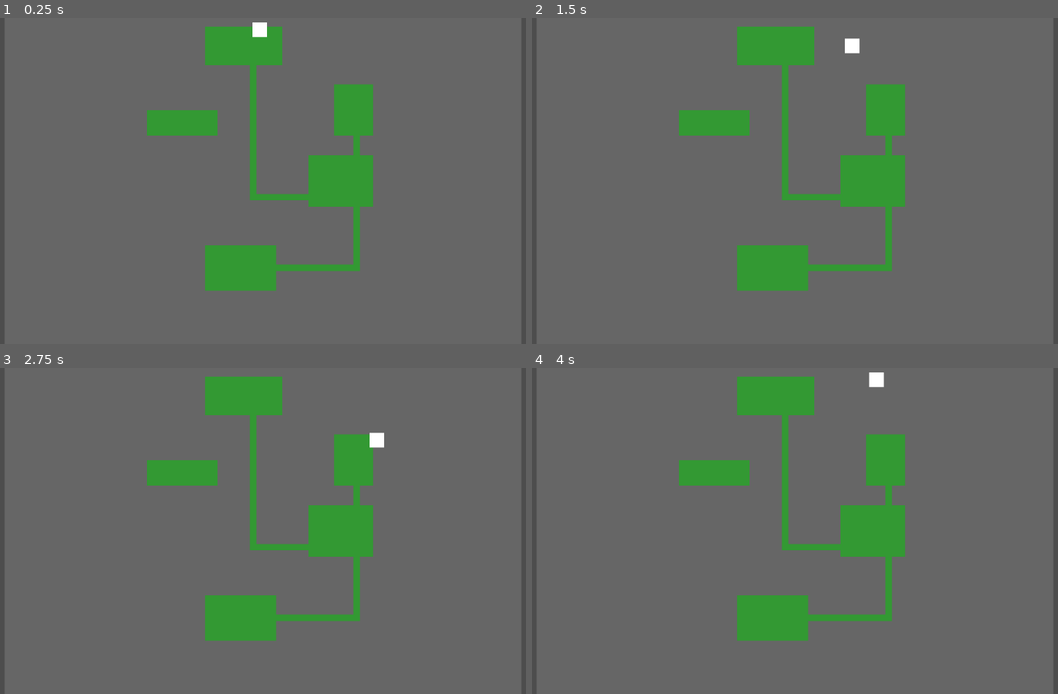
Above: before the commit, frames 1-4 (two rows, left to right).
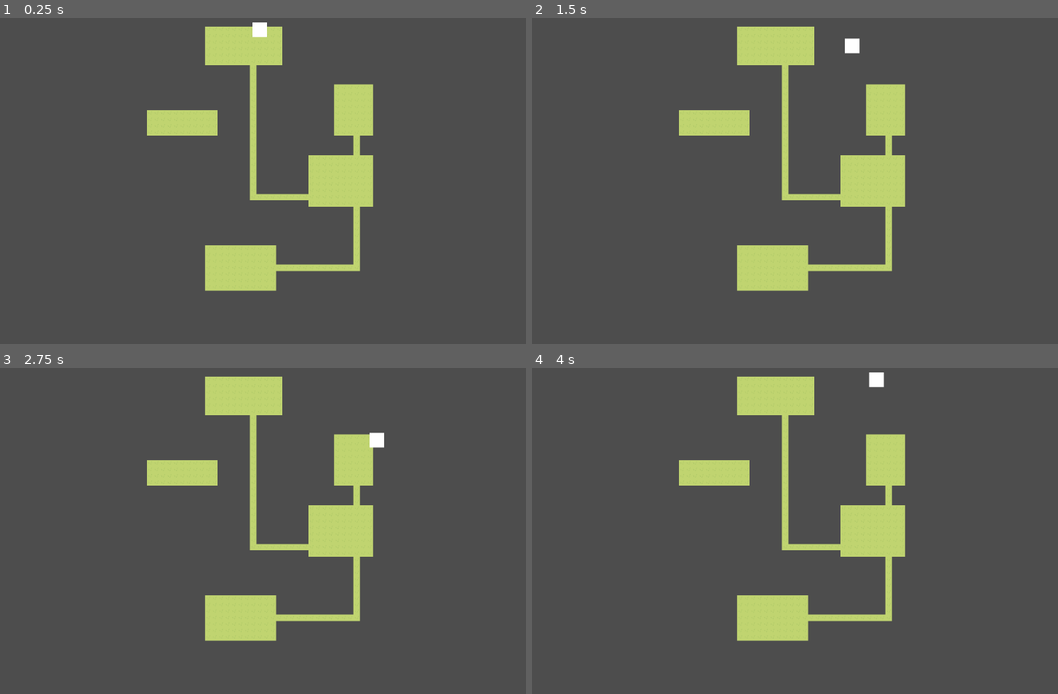
Above: after the commit, the same moments.

Repository: cleverLucky/Rogue
Game: Godot game, scene res://scenes/main.tscn
Same seed, same stepped clock (60 frames per second), same inputs: the game is played once before the commit and once after it. The project has no main scene, so this scene is started directly.
Inputs (mouse positions are in pixels of both pictures, inside the frame that each line leads up to):
- Up to frame 1 (0.25 s): no input
- Up to frame 2 (1.5 s): tap Enter at 0.5 s; move the mouse to (921, 164) at 0.52 s; hold D (right) 0.53-1.28 s; move the mouse to (679, 197) at 1.27 s; hold S (down) from 1.28 s (still down)
- Up to frame 3 (2.75 s): move the mouse to (320, 459) at 2.02 s; release S (down) at 2.03 s; hold D (right) from 2.03 s (still down)
- Up to frame 4 (4 s): move the mouse to (763, 596) at 2.77 s; release D (right) at 2.78 s; hold W (up) 2.78-3.53 s; move the mouse to (968, 579) at 3.52 s; hold A (left) from 3.53 s (still down)

The runs differ from the first frame. In frame 1, 98% of the frame differs, in the area x 0-100%, y 0-100%; in frame 2, 98%; in frame 3, 98%; in frame 4, 98%.

Commit message:
把背景换成了预定义的tileset，

Diff:
--- a/assets/dungeon_tileset.tres
+++ b/assets/dungeon_tileset.tres
@@ -1,75 +1,48 @@
-[gd_resource type="TileSet" load_steps=3 format=3 uid="uid://bjqemagjqpq1v"]
+[gd_resource type="TileSet" load_steps=5 format=3 uid="uid://bjqemagjqpq1v"]
 
+[ext_resource type="Texture2D" uid="uid://ou74g05uwnjy" path="res://assets/grass.png" id="1_48nuj"]
 [ext_resource type="Texture2D" uid="uid://d3nvlxwaifuef" path="res://assets/dungeon_tileset.png" id="1_xeojp"]
 
-[sub_resource type="TileSetAtlasSource" id="TileSetAtlasSource_xeojp"]
-texture = ExtResource("1_xeojp")
+[sub_resource type="TileSetAtlasSource" id="TileSetAtlasSource_bu6tx"]
+texture = ExtResource("1_48nuj")
+0:0/size_in_atlas = Vector2i(3, 3)
 0:0/0 = 0
-1:0/0 = 0
-2:0/0 = 0
+0:3/size_in_atlas = Vector2i(3, 1)
+0:3/0 = 0
+3:0/size_in_atlas = Vector2i(1, 3)
 3:0/0 = 0
+3:3/0 = 0
 4:0/0 = 0
+4:1/0 = 0
+5:1/0 = 0
+5:2/0 = 0
+6:2/0 = 0
+6:3/0 = 0
+7:3/0 = 0
+7:2/0 = 0
+7:1/0 = 0
+6:1/0 = 0
 5:0/0 = 0
 6:0/0 = 0
 7:0/0 = 0
-8:0/0 = 0
-9:0/0 = 0
-0:1/0 = 0
-1:1/0 = 0
-2:1/0 = 0
-3:1/0 = 0
-4:1/0 = 0
-5:1/0 = 0
-6:1/0 = 0
-7:1/0 = 0
-8:1/0 = 0
-8:1/0/probability = 0.2
-9:1/0 = 0
-9:1/0/probability = 0.2
-0:2/0 = 0
-1:2/0 = 0
-1:2/0/probability = 0.2
-2:2/0 = 0
-3:2/0 = 0
+5:3/0 = 0
+4:3/0 = 0
 4:2/0 = 0
-5:2/0 = 0
-6:2/0 = 0
-7:2/0 = 0
-8:2/0 = 0
-9:2/0 = 0
-10:2/0 = 0
+0:5/0 = 0
+
+[sub_resource type="TileSetAtlasSource" id="TileSetAtlasSource_m30xo"]
+texture = ExtResource("1_xeojp")
+0:0/size_in_atlas = Vector2i(3, 3)
+0:0/0 = 0
+3:0/size_in_atlas = Vector2i(1, 3)
+3:0/0 = 0
+0:3/size_in_atlas = Vector2i(3, 1)
 0:3/0 = 0
-1:3/0 = 0
-2:3/0 = 0
 3:3/0 = 0
-4:3/0 = 0
-5:3/0 = 0
-6:3/0 = 0
-7:3/0 = 0
-8:3/0 = 0
-8:3/0/probability = 0.2
-9:3/0 = 0
-10:3/0 = 0
-10:3/0/probability = 0.2
-4:4/0 = 0
-5:4/0 = 0
-6:4/0 = 0
-6:4/0/probability = 0.2
-7:4/0 = 0
-7:4/0/probability = 0.2
-8:4/0 = 0
-8:4/0/probability = 0.2
-0:5/0 = 0
-1:5/0 = 0
-2:5/0 = 0
-3:5/0 = 0
-4:5/0 = 0
-0:6/0 = 0
-1:6/0 = 0
-2:6/0 = 0
-3:6/0 = 0
-4:6/0 = 0
+4:0/size_in_atlas = Vector2i(4, 4)
+4:0/0 = 0
 
 [resource]
 physics_layer_0/collision_layer = 1
-sources/1 = SubResource("TileSetAtlasSource_xeojp")
+sources/0 = SubResource("TileSetAtlasSource_bu6tx")
+sources/1 = SubResource("TileSetAtlasSource_m30xo")
--- /dev/null
+++ b/scenes/test_player.tscn
@@ -0,0 +1,174 @@
+[gd_scene load_steps=20 format=3 uid="uid://o6fxxfnxpudg"]
+
+[ext_resource type="Texture2D" uid="uid://cindxjndgoq7g" path="res://assets/character.png" id="1_e7mys"]
+
+[sub_resource type="AtlasTexture" id="AtlasTexture_0ax77"]
+atlas = ExtResource("1_e7mys")
+region = Rect2(0, 48, 48, 48)
+
+[sub_resource type="AtlasTexture" id="AtlasTexture_22uif"]
+atlas = ExtResource("1_e7mys")
+region = Rect2(48, 48, 48, 48)
+
+[sub_resource type="AtlasTexture" id="AtlasTexture_x6lmx"]
+atlas = ExtResource("1_e7mys")
+region = Rect2(0, 0, 48, 48)
+
+[sub_resource type="AtlasTexture" id="AtlasTexture_48w40"]
+atlas = ExtResource("1_e7mys")
+region = Rect2(48, 0, 48, 48)
+
+[sub_resource type="AtlasTexture" id="AtlasTexture_gqg63"]
+atlas = ExtResource("1_e7mys")
+region = Rect2(0, 96, 48, 48)
+
+[sub_resource type="AtlasTexture" id="AtlasTexture_hfou0"]
+atlas = ExtResource("1_e7mys")
+region = Rect2(48, 96, 48, 48)
+
+[sub_resource type="AtlasTexture" id="AtlasTexture_oxvr6"]
+atlas = ExtResource("1_e7mys")
+region = Rect2(0, 144, 48, 48)
+
+[sub_resource type="AtlasTexture" id="AtlasTexture_10l1y"]
+atlas = ExtResource("1_e7mys")
+region = Rect2(48, 144, 48, 48)
+
+[sub_resource type="AtlasTexture" id="AtlasTexture_e7mys"]
+atlas = ExtResource("1_e7mys")
+region = Rect2(96, 48, 48, 48)
+
+[sub_resource type="AtlasTexture" id="AtlasTexture_lwvfx"]
+atlas = ExtResource("1_e7mys")
+region = Rect2(144, 48, 48, 48)
+
+[sub_resource type="AtlasTexture" id="AtlasTexture_s11rc"]
+atlas = ExtResource("1_e7mys")
+region = Rect2(96, 0, 48, 48)
+
+[sub_resource type="AtlasTexture" id="AtlasTexture_qt7sb"]
+atlas = ExtResource("1_e7mys")
+region = Rect2(144, 0, 48, 48)
+
+[sub_resource type="AtlasTexture" id="AtlasTexture_ca63f"]
+atlas = ExtResource("1_e7mys")
+region = Rect2(96, 144, 48, 48)
+
+[sub_resource type="AtlasTexture" id="AtlasTexture_1as6o"]
+atlas = ExtResource("1_e7mys")
+region = Rect2(144, 144, 48, 48)
+
+[sub_resource type="AtlasTexture" id="AtlasTexture_b18lp"]
+atlas = ExtResource("1_e7mys")
+region = Rect2(96, 96, 48, 48)
+
+[sub_resource type="AtlasTexture" id="AtlasTexture_wbjsk"]
+atlas = ExtResource("1_e7mys")
+region = Rect2(144, 96, 48, 48)
+
+[sub_resource type="SpriteFrames" id="SpriteFrames_lwvfx"]
+animations = [{
+"frames": [{
+"duration": 1.0,
+"texture": SubResource("AtlasTexture_0ax77")
+}, {
+"duration": 1.0,
+"texture": SubResource("AtlasTexture_22uif")
+}],
+"loop": true,
+"name": &"idle_back",
+"speed": 5.0
+}, {
+"frames": [{
+"duration": 1.0,
+"texture": SubResource("AtlasTexture_x6lmx")
+}, {
+"duration": 1.0,
+"texture": SubResource("AtlasTexture_48w40")
+}],
+"loop": true,
+"name": &"idle_front",
+"speed": 5.0
+}, {
+"frames": [{
+"duration": 1.0,
+"texture": SubResource("AtlasTexture_gqg63")
+}, {
+"duration": 1.0,
+"texture": SubResource("AtlasTexture_hfou0")
+}],
+"loop": true,
+"name": &"idle_left",
+"speed": 5.0
+}, {
+"frames": [{
+"duration": 1.0,
+"texture": SubResource("AtlasTexture_oxvr6")
+}, {
+"duration": 1.0,
+"texture": SubResource("AtlasTexture_10l1y")
+}],
+"loop": true,
+"name": &"idle_right",
+"speed": 5.0
+}, {
+"frames": [{
+"duration": 1.0,
+"texture": SubResource("AtlasTexture_e7mys")
+}, {
+"duration": 1.0,
+"texture": SubResource("AtlasTexture_lwvfx")
+}],
+"loop": true,
+"name": &"walk_back",
+"speed": 5.0
+}, {
+"frames": [{
+"duration": 1.0,
+"texture": SubResource("AtlasTexture_s11rc")
+}, {
+"duration": 1.0,
+"texture": SubResource("AtlasTexture_qt7sb")
+}],
+"loop": true,
+"name": &"walk_front",
+"speed": 5.0
+}, {
+"frames": [{
+"duration": 1.0,
+"texture": SubResource("AtlasTexture_ca63f")
+}, {
+"duration": 1.0,
+"texture": SubResource("AtlasTexture_1as6o")
+}],
+"loop": true,
+"name": &"walk_right",
+"speed": 5.0
+}, {
+"frames": [{
+"duration": 1.0,
+"texture": SubResource("AtlasTexture_b18lp")
+}, {
+"duration": 1.0,
+"texture": SubResource("AtlasTexture_wbjsk")
+}],
+"loop": true,
+"name": &"wallk_left",
+"speed": 5.0
+}]
+
+[sub_resource type="CapsuleShape2D" id="CapsuleShape2D_e7mys"]
+radius = 6.0
+height = 16.0
+
+[node name="testPlayer" type="CharacterBody2D"]
+
+[node name="AnimatedSprite2D" type="AnimatedSprite2D" parent="."]
+sprite_frames = SubResource("SpriteFrames_lwvfx")
+animation = &"idle_left"
+autoplay = "idle_front"
+frame_progress = 0.77114546
+
+[node name="CollisionShape2D" type="CollisionShape2D" parent="."]
+position = Vector2(0, -1)
+shape = SubResource("CapsuleShape2D_e7mys")
--- a/scripts/DungeonGenerator.gd
+++ b/scripts/DungeonGenerator.gd
@@ -7,7 +7,14 @@
 @export var tile_size: int = 16
 
 var grid: Array = []         # 2D网格：0=墙，1=地板
-var tilemap: TileMap
+var tilemap: TileMapLayer
+
+
+@export var tileset_path: String = "res://assets/dungeon_tileset.tres"
+const GRASS_SOURCE_ID := 0
+const GRASS_ATLAS     := Vector2i(0, 5)
+const DUNGEON_SOURCE_ID := 1
+const FLOOR_ATLAS := Vector2i(0, 5)
 
 func _ready():
 	generate_dungeon()
@@ -82,47 +89,36 @@
 
 # 创建TileMap和图集
 func create_tilemap():
-	tilemap = TileMap.new()
-	tilemap.name = "TileMap"
+	tilemap = TileMapLayer.new()
+	tilemap.name = "TileMapLayer"   # 建議改名，避免跟舊 TileMap 混淆
 	add_child(tilemap)
 
-	var tileset = TileSet.new()
+	var tileset = load(tileset_path) as TileSet
+
+	if tileset == null:
+		push_error("無法載入 TileSet！請檢查路徑：" + tileset_path)
+		push_error("1. 檔案是否存在？")
+		push_error("2. 是否真的是 TileSet 資源？")
+		push_error("3. 路徑大小寫是否正確？")
+		return
+
 	tilemap.tile_set = tileset
-
-	# 地板 source 0
-	var floor_source = TileSetAtlasSource.new()
-	var floor_texture = create_colored_texture(Color(0.2, 0.6, 0.2))
-	floor_source.texture = floor_texture
-	floor_source.texture_region_size = Vector2i(tile_size, tile_size)
-	floor_source.create_tile(Vector2i(0, 0))
-	tileset.add_source(floor_source, 0)
-
-	# 墙 source 1（先不加碰撞）
-	var wall_source = TileSetAtlasSource.new()
-	var wall_texture = create_colored_texture(Color(0.4, 0.4, 0.4))
-	wall_source.texture = wall_texture
-	wall_source.texture_region_size = Vector2i(tile_size, tile_size)
-	wall_source.create_tile(Vector2i(0, 0))
-	tileset.add_source(wall_source, 1)
-
-	# 暂时不加任何碰撞代码
+	print("成功載入 TileSet:", tileset_path)
+	print("圖集來源數量:", tileset.get_source_count())
 
 
-# 绘制整个地牢
 func draw_dungeon():
 	for y in range(map_height):
 		for x in range(map_width):
 			var pos = Vector2i(x, y)
-			if grid[y][x] == 1:
-				tilemap.set_cell(0, pos, 0, Vector2i(0, 0))   # 地板
+
+			if grid[y][x] == 0:
+				# 地板
+				tilemap.set_cell(pos, DUNGEON_SOURCE_ID, FLOOR_ATLAS)
 			else:
-				tilemap.set_cell(0, pos, 1, Vector2i(0, 0))   # 墙
+				# 牆壁（或外圍草地）
+				tilemap.set_cell(pos, GRASS_SOURCE_ID, GRASS_ATLAS)  # 墙
 
-# 创建纯色纹理
-func create_colored_texture(color: Color) -> ImageTexture:
-	var img = Image.create(tile_size, tile_size, false, Image.FORMAT_RGBA8)
-	img.fill(color)
-	return ImageTexture.create_from_image(img)
 
 # 居中相机
 func center_camera():
Binary file added: assets/character.png
Not shown, added: assets/character.png.import
Binary file added: assets/grass.png
Not shown, added: assets/grass.png.import
